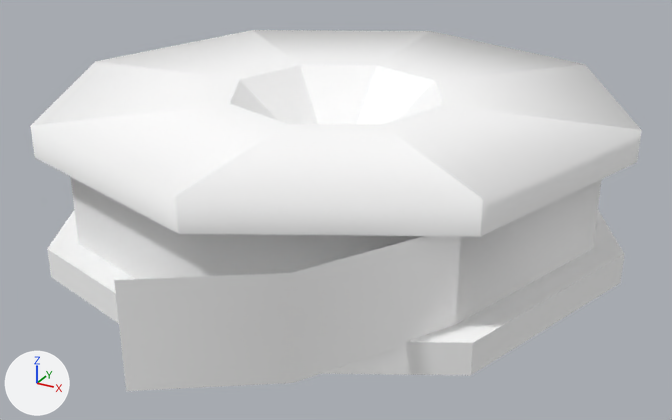
Two versions of the glTF model public/3d/item/model__item__shop.ofs_5354_0/5354so_ribon00.gltf, one commit apart.
The view is the same before and after, from a 50 mm camera at (0.205, -0.374, 0.207) aimed at (0.01, -0.02, 0.03). The axes (+X, +Y, +Z) are drawn at lower left. The lights are the same throughout. The first picture is the older version.

In view in the first picture: '5354so_ribon00'.
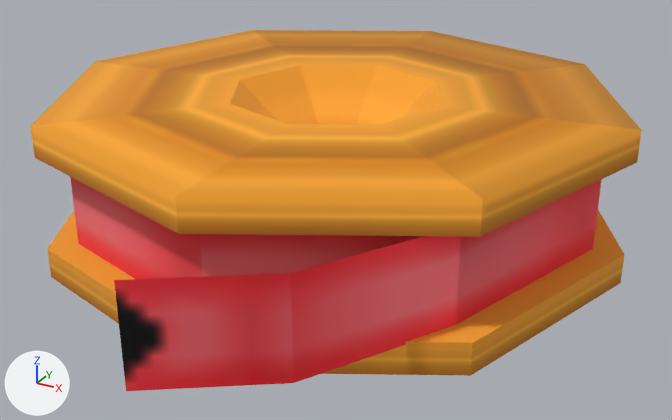
Location of each change, (x1, y1, x2, y2) in pixels of the pictures (672 x 420 px):
'5354so_ribon00', surface changed (darker): (30, 30, 642, 391) in both

The change in detail:
Picture 'k_ribbon1' (img_k_ribbon1) is new.
Picture 'um_h_ribbon00' (img_um_h_ribbon00) is new.
In material 'soz_rib_o' (mat_soz_rib_o), base_color is no longer (1.0, 1.0, 1.0), white #ffffff.
In material 'soz_rib_o' (mat_soz_rib_o), texture is now set to img_um_h_ribbon00.
In material 'soz_rib' (mat_soz_rib), base_color is no longer (1.0, 1.0, 1.0), white #ffffff.
In material 'soz_rib' (mat_soz_rib), texture is now set to img_k_ribbon1.
